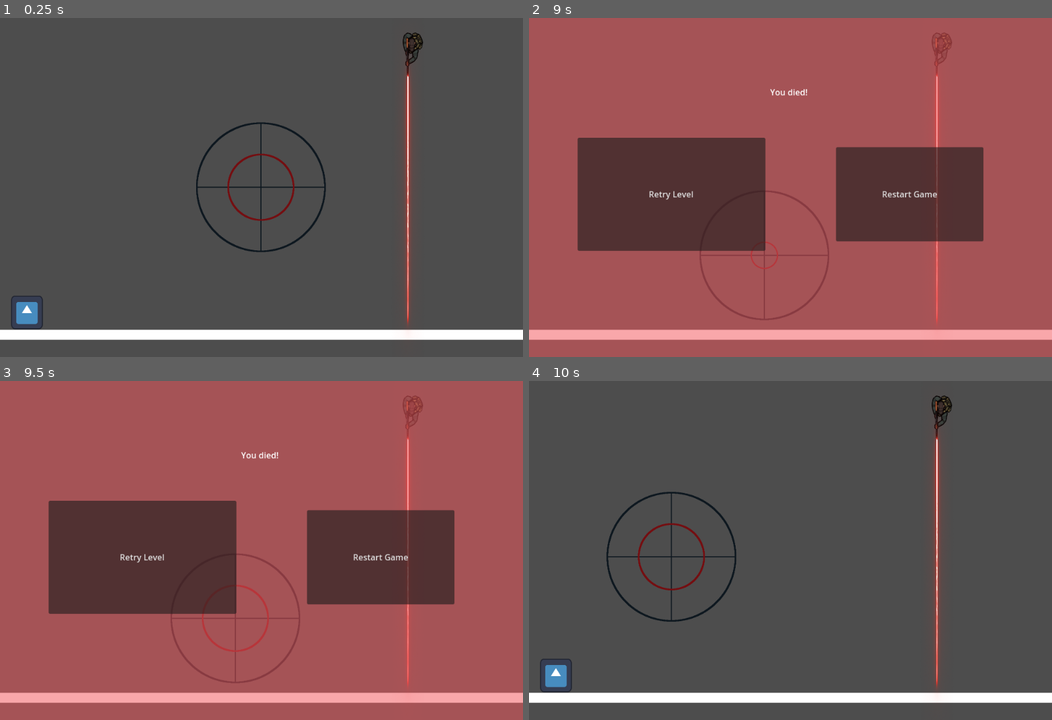
Above: before the commit, frames 1-4 (two rows, left to right).
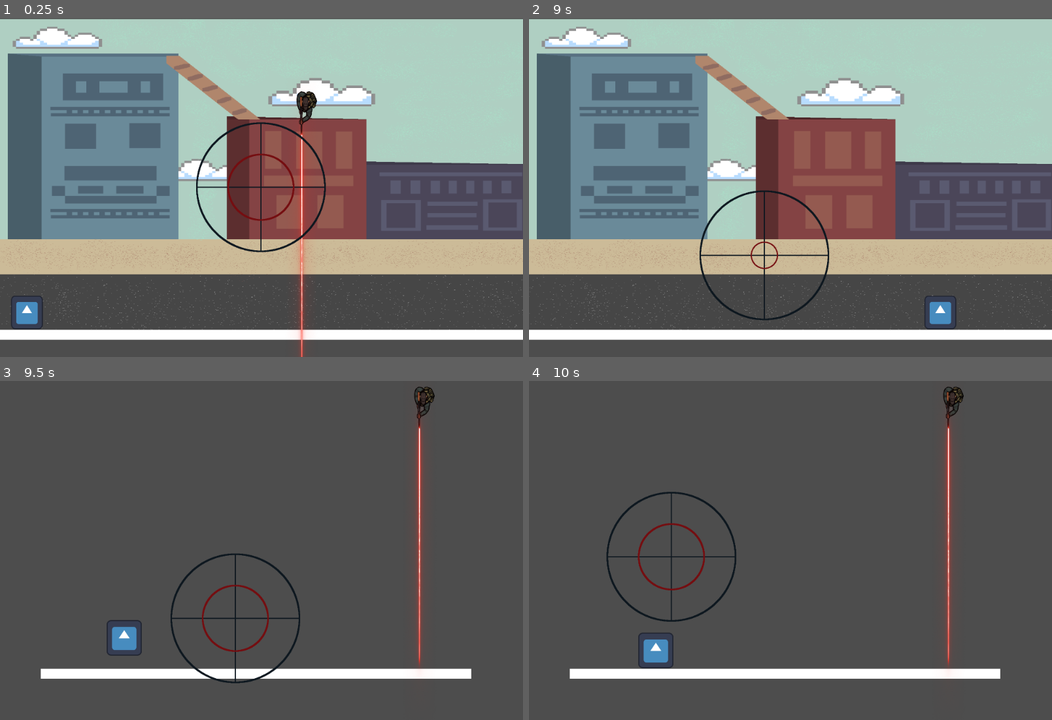
Above: after the commit, the same moments.

Repository: azsocha/Protect-the-VIP
Game: Godot game, scene res://testing.tscn
The game is run twice, just before and just after one commit, with the same random seed, the same clock (stepped at 60 frames per second) and the same inputs. The project has no main scene, so this scene is started directly. The engine's default icon, where the game draws it, is replaced by a stand-in: a white triangle on a blue panel in a dark square.
Inputs (mouse positions are in pixels of both pictures, inside the frame that each line leads up to):
- Up to frame 1 (0.25 s): no input
- Up to frame 2 (9 s): tap Enter at 0.5 s; move the mouse to (905, 170) at 0.52 s; hold Right (move_right) 0.53-2.03 s; click (905, 170) at 0.6 s; tap Space (jump) at 0.77, 1.52, 3.02, 3.77, 4.52, 6.02, 6.77, 7.52 s; move the mouse to (685, 204) at 1.27 s; click (685, 204) at 1.35 s; move the mouse to (842, 112) at 2.02 s; hold A (move_left) 2.03-2.78 s; click (842, 112) at 2.1 s; move the mouse to (764, 255) at 2.77 s; hold Right (move_right) 2.78-4.28 s; click (764, 255) at 2.85 s; move the mouse to (947, 238) at 3.52 s; click (947, 238) at 3.6 s; move the mouse to (633, 136) at 4.27 s; hold A (move_left) 4.28-5.03 s; click (633, 136) at 4.35 s; move the mouse to (816, 187) at 5.02 s; hold Right (move_right) 5.03-5.78 s; click (816, 187) at 5.1 s; move the mouse to (712, 102) at 5.77 s; hold A (move_left) 5.78-7.28 s; click (712, 102) at 5.85 s; move the mouse to (905, 170) at 6.52 s; click (905, 170) at 6.6 s; move the mouse to (685, 204) at 7.27 s; hold Right (move_right) from 7.28 s (still down); click (685, 204) at 7.35 s; move the mouse to (842, 112) at 8.02 s; click (842, 112) at 8.1 s; move the mouse to (764, 255) at 8.77 s; click (764, 255) at 8.85 s
- Up to frame 3 (9.5 s): keep holding Right (move_right); tap Space (jump) at 9.02 s
- Up to frame 4 (10 s): release Right (move_right) at 9.5 s; click (670, 557) at 9.5 s, where only the run before the commit has a clickable "Retry Level"

The runs differ from the first frame. In frame 1, 70% of the frame differs, in the area x 0-100%, y 0-100%; in frame 2, 98%; in frame 3, 100%; in frame 4, 8.3%.

Commit message:
Uploaded the background

Diff:
--- a/team-3-final-project/testing.tscn
+++ b/team-3-final-project/testing.tscn
@@ -1,5 +1,6 @@
-[gd_scene load_steps=7 format=3 uid="uid://uwvv1fn28da"]
+[gd_scene load_steps=8 format=3 uid="uid://uwvv1fn28da"]
 
+[ext_resource type="Texture2D" uid="uid://bs0bkshe8rxne" path="res://Sprites/Cisc204 final background1.png" id="1_44adr"]
 [ext_resource type="PackedScene" uid="uid://bh182bfab16i5" path="res://player.tscn" id="1_b3w4w"]
 [ext_resource type="PackedScene" uid="uid://h04h3fu4rh1a" path="res://platform.tscn" id="2_r2468"]
 [ext_resource type="PackedScene" uid="uid://b87pu37cfwaei" path="res://sniper.tscn" id="3_plwkn"]
@@ -8,6 +9,12 @@
 [ext_resource type="PackedScene" uid="uid://cgpvvcjmwt6va" path="res://dead.tscn" id="6_6fnut"]
 
 [node name="testing" type="Node2D"]
+
+[node name="Cisc204FinalBackground1" type="Sprite2D" parent="."]
+light_mask = 0
+position = Vector2(512, 308)
+scale = Vector2(1.042, 0.612)
+texture = ExtResource("1_44adr")
 
 [node name="player" parent="." instance=ExtResource("1_b3w4w")]
 position = Vector2(51, 560)
@@ -18,7 +25,7 @@
 scale = Vector2(5.71158, 1.00524)
 
 [node name="Sniper" parent="." instance=ExtResource("3_plwkn")]
-position = Vector2(792, 66)
+position = Vector2(589, 178)
 scale = Vector2(0.316729, 0.258752)
 
 [node name="player_2" parent="." instance=ExtResource("4_tw6ie")]
Binary file added: team-3-final-project/Sprites/Cisc204 final background1.png
Not shown, added: team-3-final-project/Sprites/Cisc204 final background1.png.import
